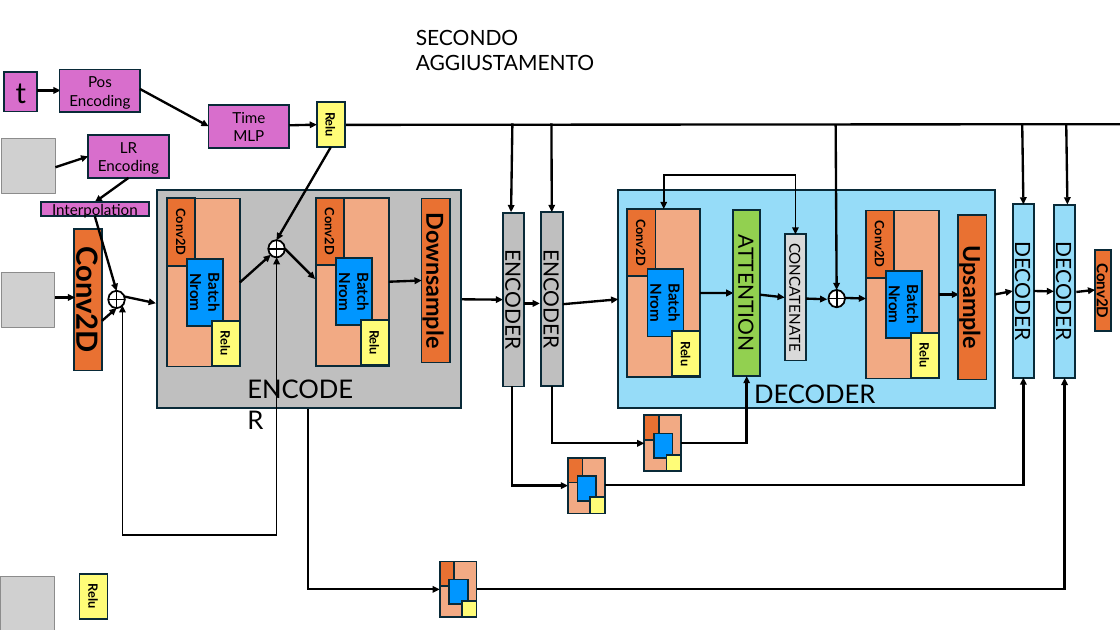
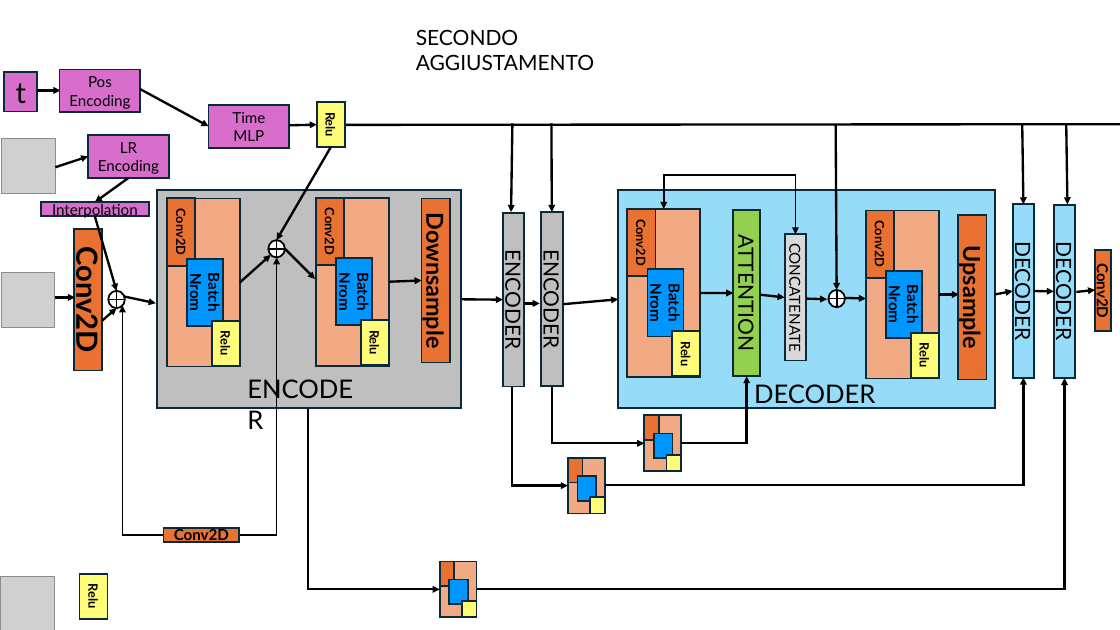
Before and after one commit to AdrianoEttari/pansharpening, a slide deck: slide 6 of models_representation.pptx. Drawn at 1120x630 pixels with LibreOffice and Linux fonts; fonts in the diff are those of the drawing; grey boxes stand for pictures. Boxes give left, top, right and bottom in pixels: in the first picture for what was removed or moved away, otherwise in the second. Text is boxed around its words. In the diff, an @@ line names an element or a change of style, - is before the commit and + after.

```diff
--- a/models_representation.pptx
+++ b/models_representation.pptx
@@ rectangle added at [164, 528, 239, 542], fill #E97132, outline #092A39 1.5 pt, 13 pt, text #000000, bold @@
+Conv2D
```
Also in this commit, not shown: 1 other file.
